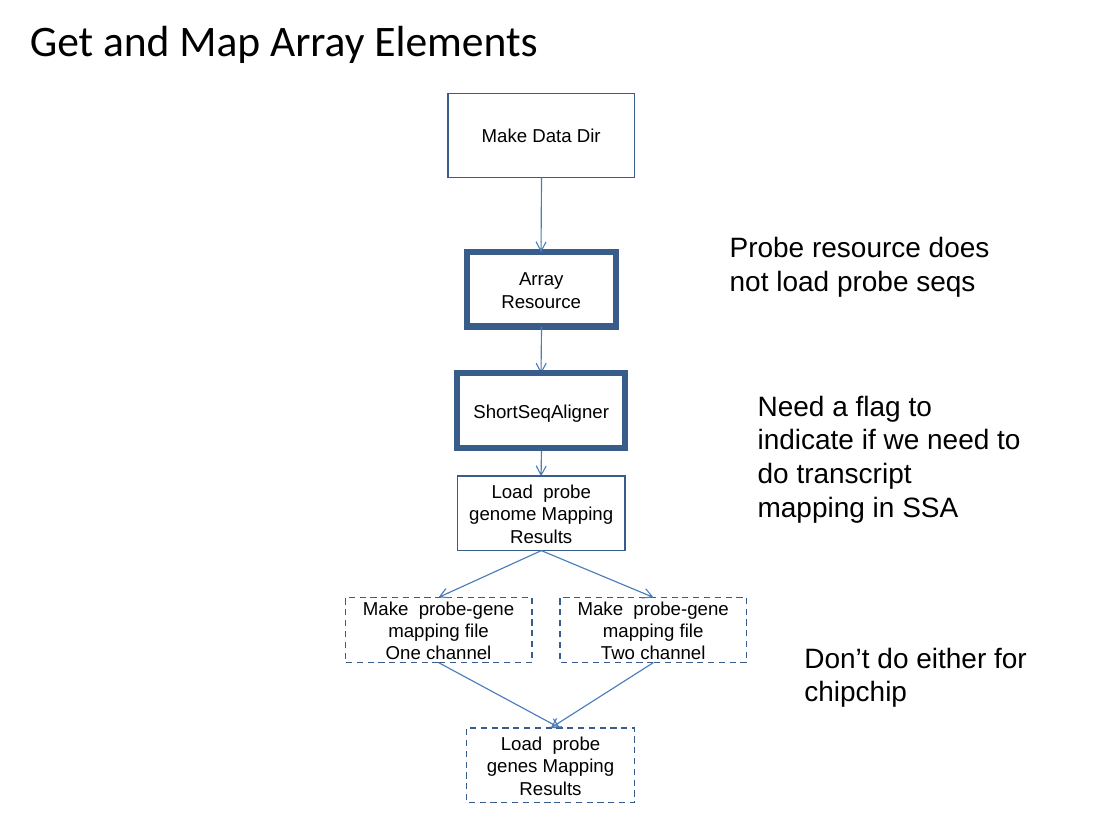
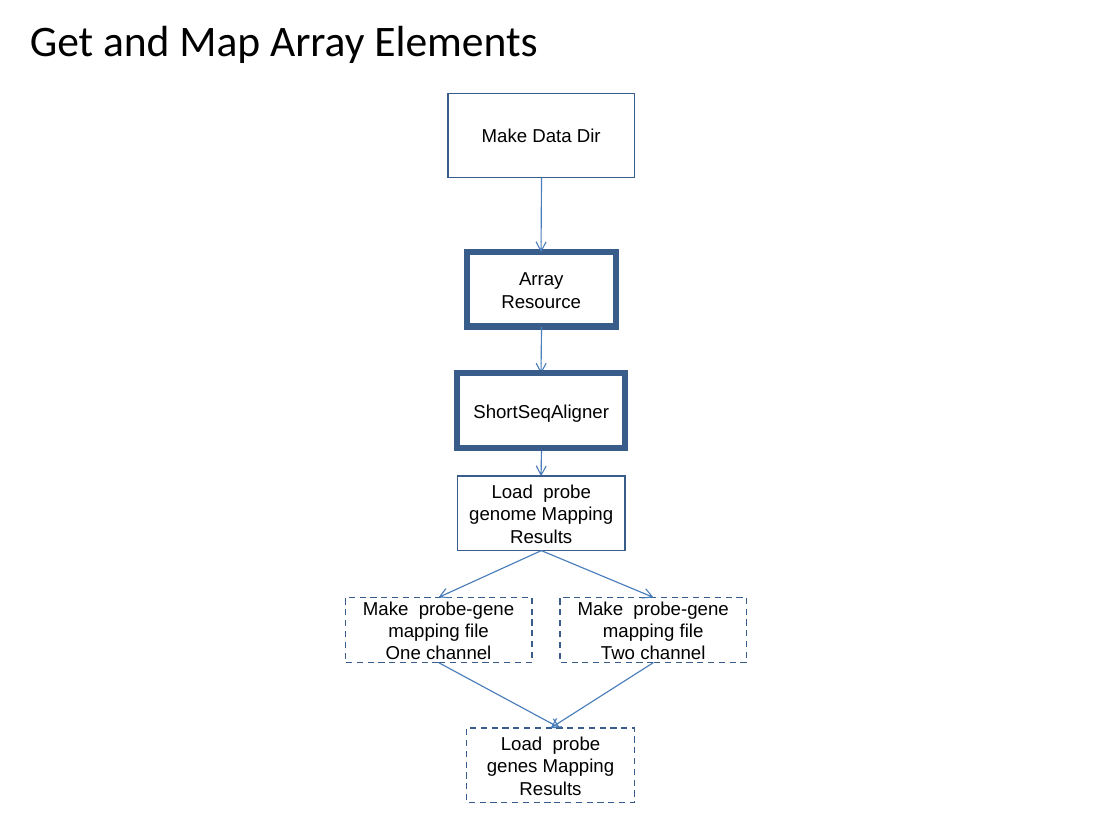
Before and after one commit to VEuPathDB/ApiCommonWorkflow, a slide deck: slide 46 of Main/doc/IntegratedWorkflow.ppt. Drawn at 1120x840 pixels with LibreOffice and Linux fonts; fonts in the diff are those of the drawing. Boxes give left, top, right and bottom in pixels: in the first picture for what was removed or moved away, otherwise in the second. Text is boxed around its words. In the diff, an @@ line names an element or a change of style, - is before the commit and + after.

```diff
--- a/Main/doc/IntegratedWorkflow.ppt
+++ b/Main/doc/IntegratedWorkflow.ppt
@@ text removed at <box>730,236,990,296</box> @@
-Probe resource does not load probe seqs
@@ text removed at <box>758,395,1020,522</box> @@
-Need a flag to indicate if we need to do transcript mapping in SSA
@@ text removed at <box>804,647,1027,707</box> @@
-Don’t do either for chipchip
```
Also in this commit, not shown: 1 other file.
